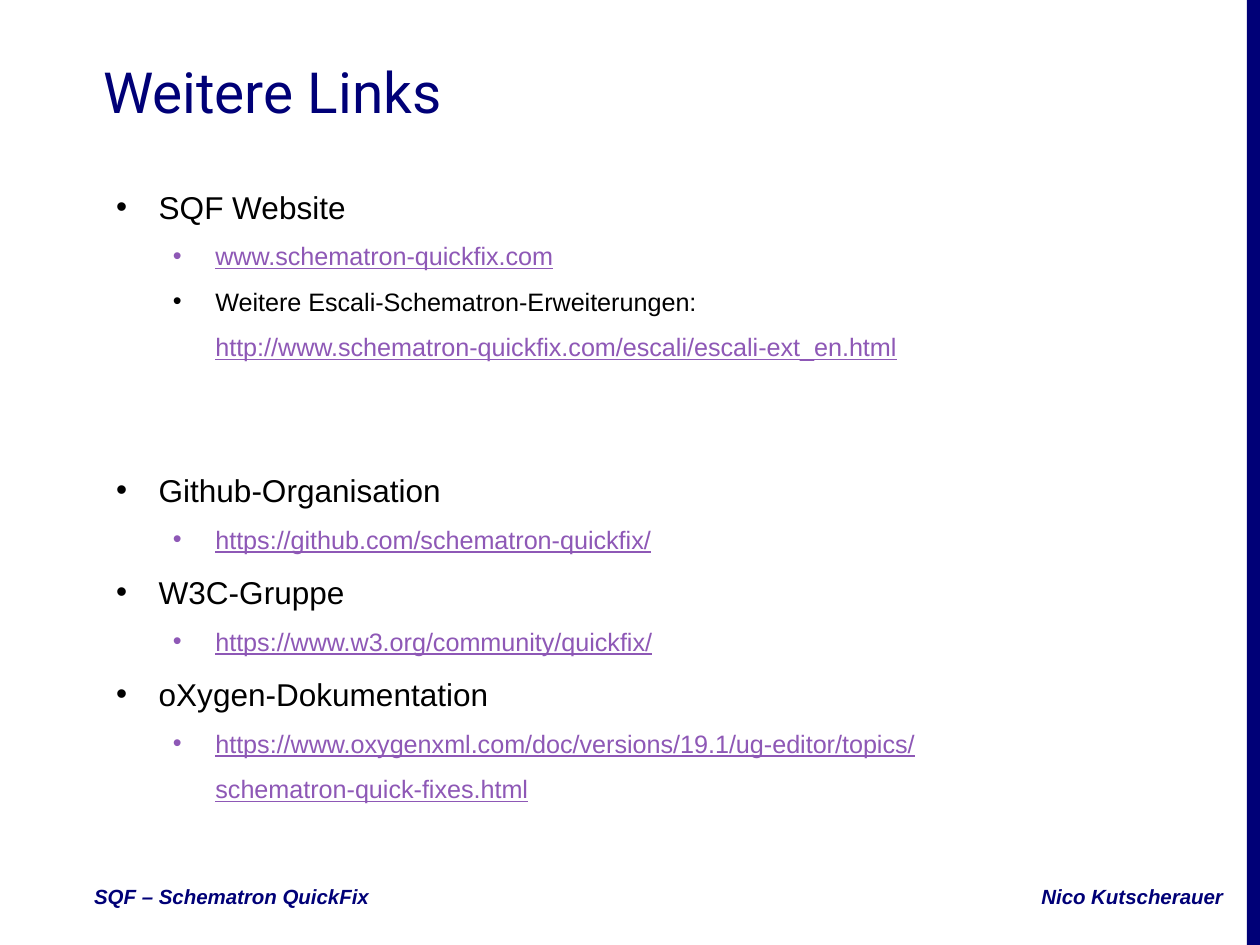
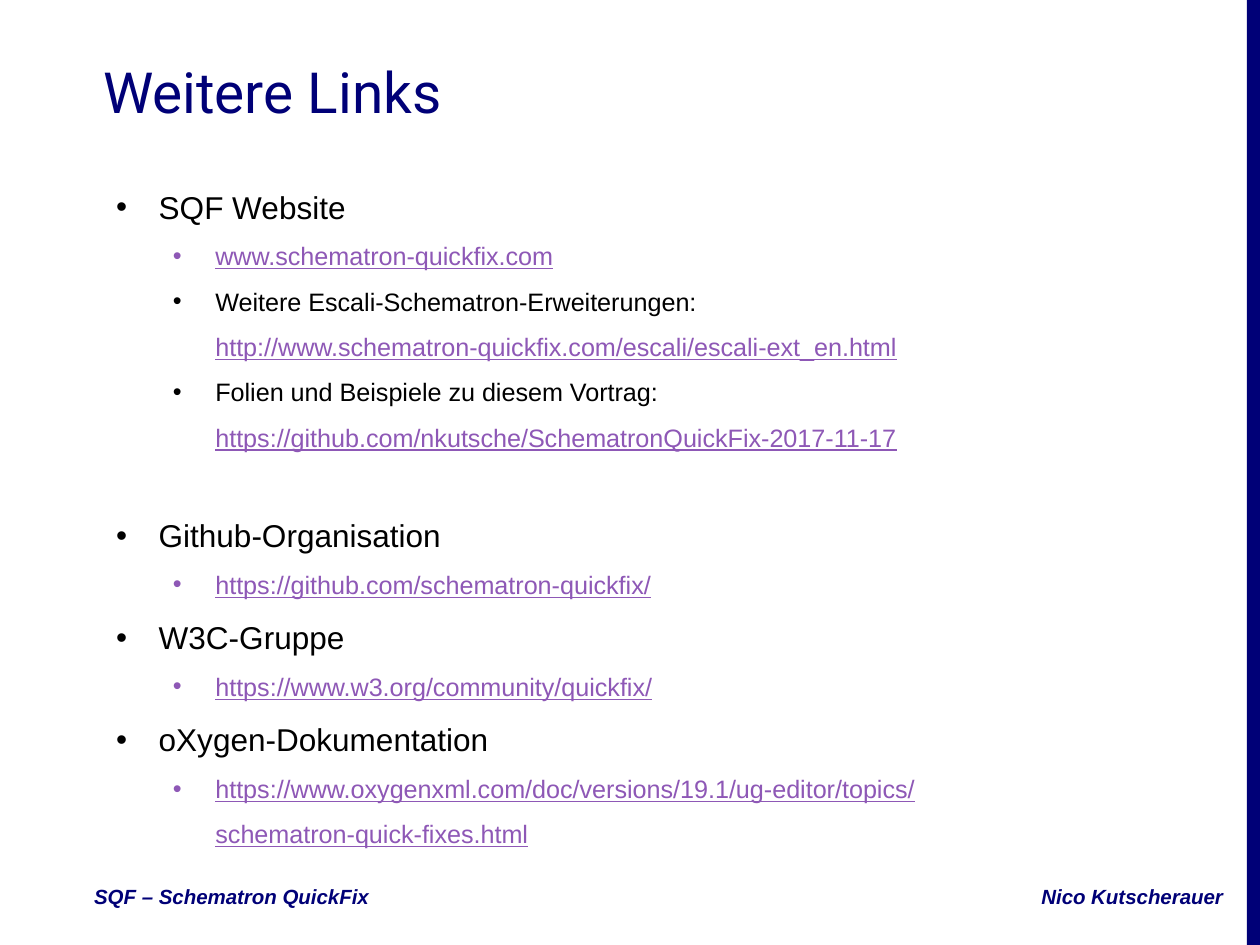
Before and after one commit to nkutsche/SchematronQuickFix-2017-11-17, a slide deck: slide 15 of SQF-Escali.pptx. Drawn at 1260x945 pixels with LibreOffice and Linux fonts; fonts in the diff are those of the drawing; background and template pictures are left out. Boxes give left, top, right and bottom in pixels: in the first picture for what was removed or moved away, otherwise in the second. Text is boxed around its words. In the diff, an @@ line names an element or a change of style, - is before the commit and + after.

```diff
--- a/SQF-Escali.pptx
+++ b/SQF-Escali.pptx
@@ subtitle at bbox=[215, 382, 896, 452]: paragraph added @@
+  • Folien und Beispiele zu diesem Vortrag:
+    https://github.com/nkutsche/SchematronQuickFix-2017-11-17
```
Also in this commit, not shown: 3 other slides changed.
